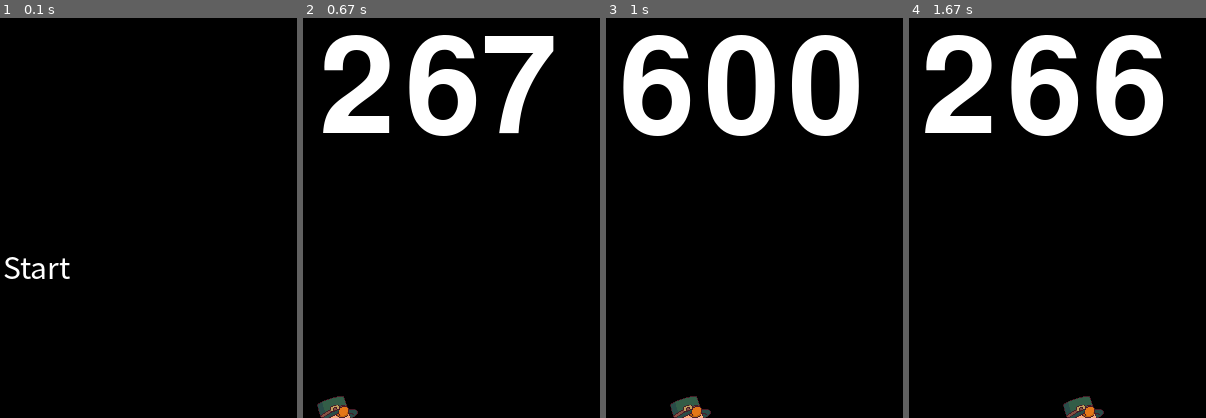
Above: before the commit, frames 1-4 (left to right).
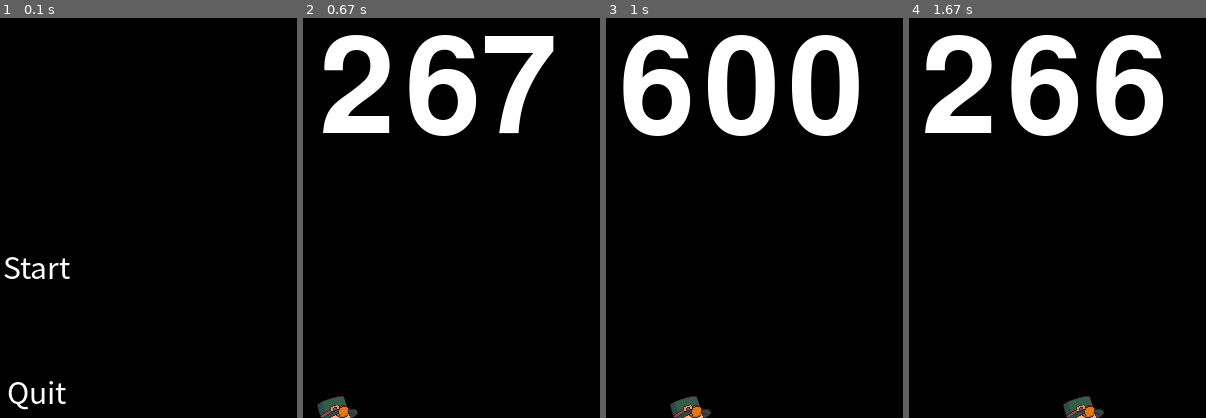
Above: after the commit, the same moments.

Repository: SKHU-OSS-2024-2/pygame-delta-avoiding-bomb
Game: pygame game, started from bomb_game/bomb_game.py
The game is run twice, just before and just after one commit, with the same random seed, the same clock (stepped at 60 frames per second) and the same inputs.
Inputs (mouse positions are % of the whole screen's width and height, from its top left):
- Up to frame 1 (0.1 s): no input
- Up to frame 2 (0.67 s): click "Start" at 0.38 s
- Up to frame 3 (1 s): hold Right from 0.67 s (still down); move the mouse to (46, 54) at 0.7 s
- Up to frame 4 (1.67 s): release Right at 1.13 s; hold Right 1.17-1.63 s
The pictures show only the part of the screen within x 43-93%, y 41-91%; the shares and areas given below are measured in that part.

The runs differ from the first frame. In frame 1, 0.5% of the frame differs, in the area x 2-23%, y 90-98%; in frame 2, nothing differs; in frame 3, nothing differs; in frame 4, nothing differs.

Commit message:
Feat : 인트로 화면에 종료버튼과 기능 추가

Diff:
--- a/bomb_game/bomb_game.py
+++ b/bomb_game/bomb_game.py
@@ -184,6 +184,9 @@
         strBtn=button("Start",100,525,400,100,action=True,fcolor=WHITE)
         if strBtn == True:
             return runGame()
+        endBtn=button("Quit", 100,650,400,100,action=True,fcolor=WHITE)
+        if endBtn == True:
+            return pygame.quit()
         pygame.display.update()
 
 intro()
